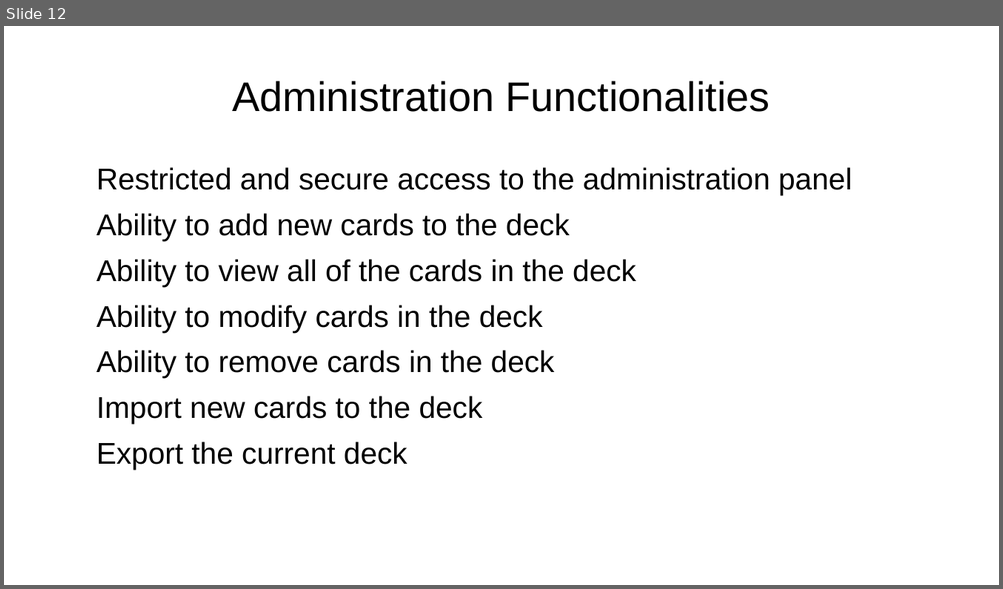
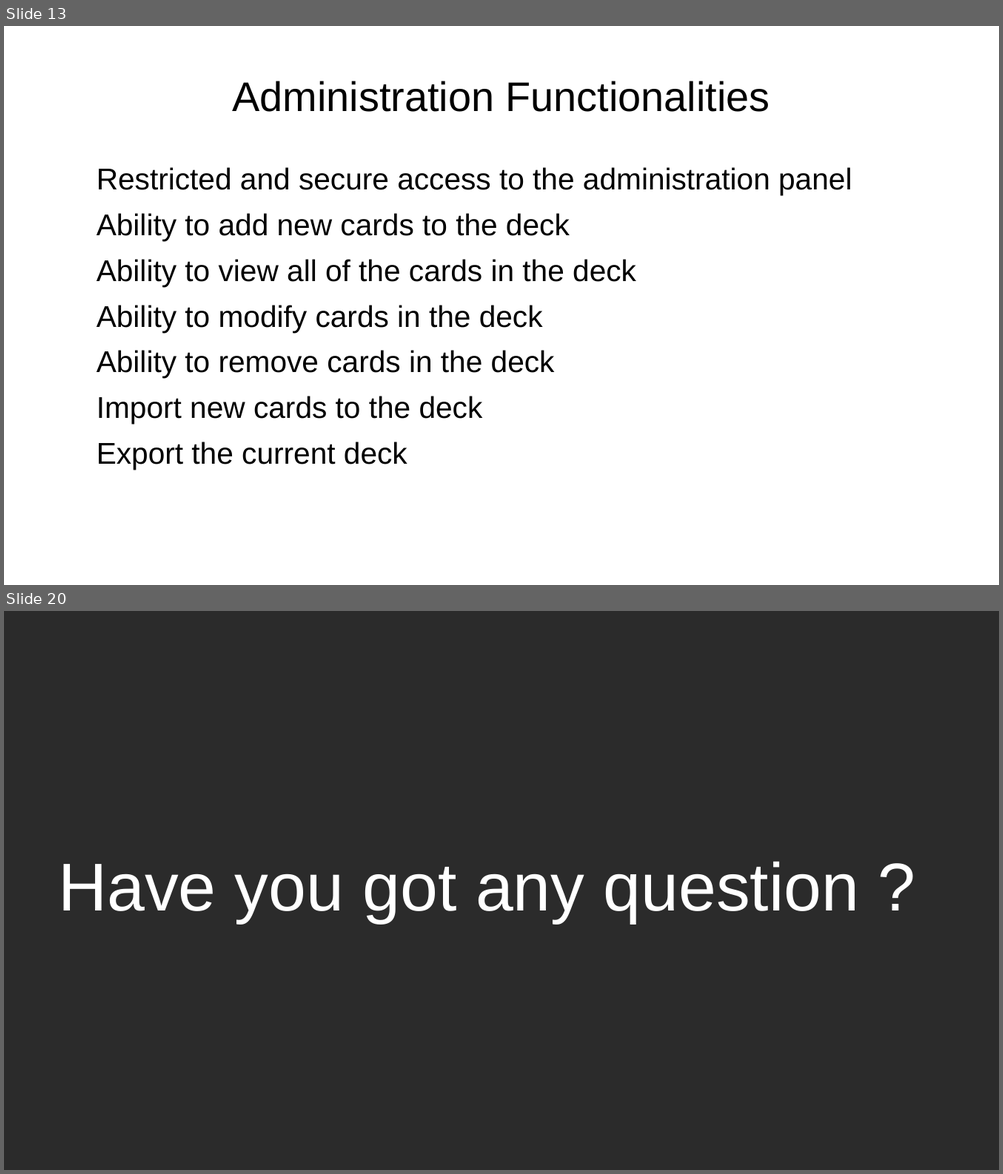
Before and after one commit to GiorgioCaculli/B2_TTMC_Doc, a slide deck: PowerPoint1.odp. Shown one above the other, each under a label of ours: slide 12 before the commit, slides 13 and 20 after it; the slides between them are not shown. The pictures are 1003x589 and 1003x1174 pixels, drawn with LibreOffice and Linux fonts; fonts in the diff are those of the drawing; background and template pictures are left out; a plain dark background stands for a picture behind light text. Boxes give left, top, right and bottom in pixels: in the first picture for what was removed or moved away, otherwise in the second. Text is boxed around its words. In the diff, an @@ line names an element or a change of style, - is before the commit and + after.

```diff
--- a/PowerPoint1.odp
+++ b/PowerPoint1.odp
@@ slide 20 added at bbox=[4, 611, 999, 1170], background picture (left out) @@
@@ title added at bbox=[58, 861, 859, 923], 54 pt, text #FFFFFF @@
+Have you got any question ?
@@ what was slide 12 is now slide 13 @@
```
Also in this commit, not shown: 1 slide changed, 7 other slides added.
